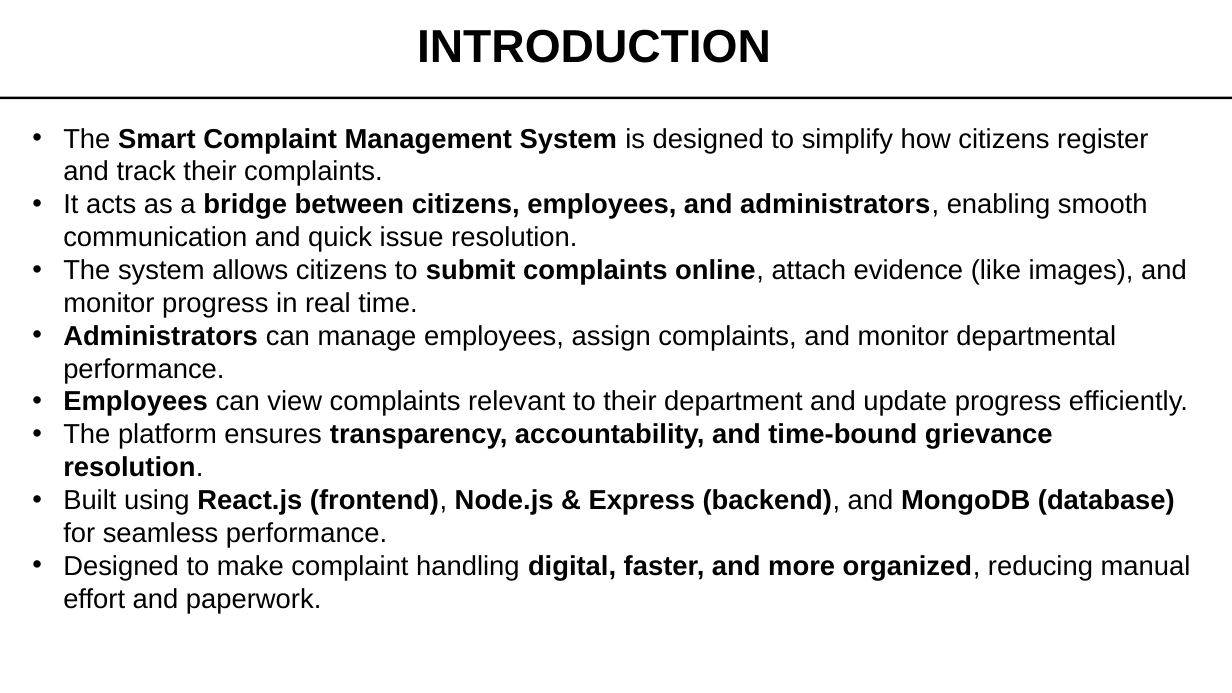
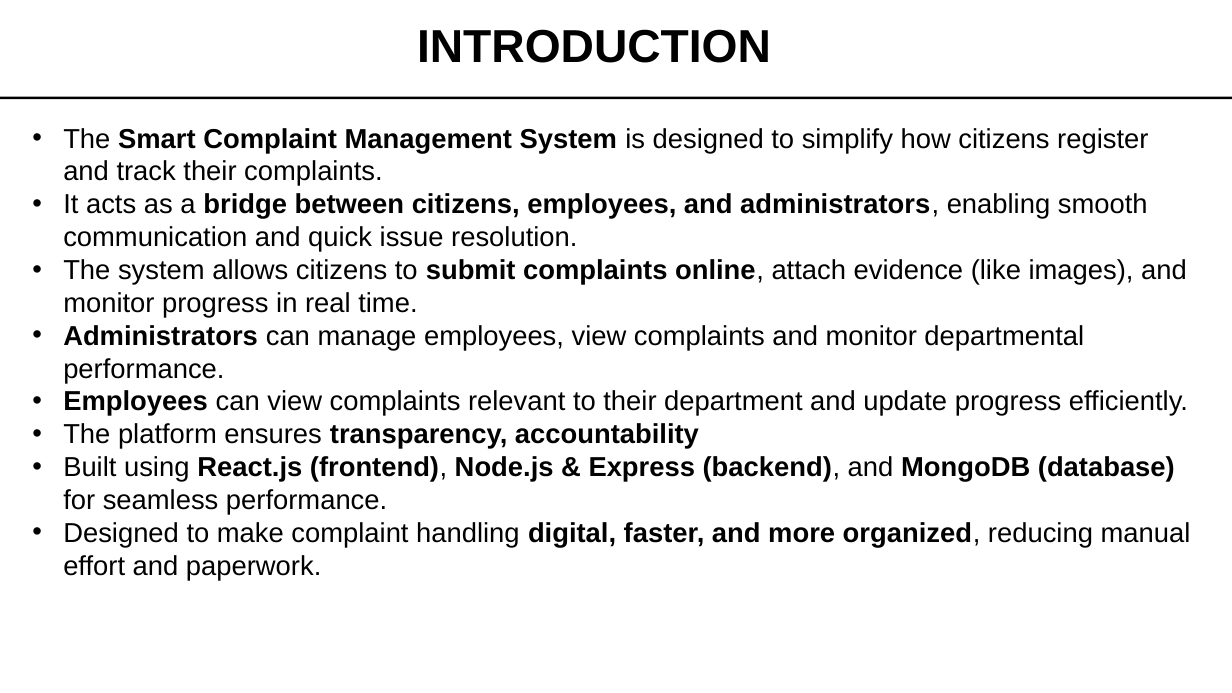
Before and after one commit to Devadharshini152/Smart-Complaint-Mangement-System, a slide deck: slide 4 of A21_ppt[1].pptx. Drawn at 1232x693 pixels with LibreOffice and Linux fonts; fonts in the diff are those of the drawing. Boxes give left, top, right and bottom in pixels: in the first picture for what was removed or moved away, otherwise in the second. Text is boxed around its words. In the diff, an @@ line names an element or a change of style, - is before the commit and + after.

```diff
--- a/A21_ppt[1].pptx
+++ b/A21_ppt[1].pptx
@@ text at bbox=[63, 325, 1084, 383]: text changed @@
-• Administrators can manage employees, assign complaints, and monitor departmental performance.
+• Administrators can manage employees, view complaints and monitor departmental performance.
@@ text at bbox=[63, 423, 699, 449]: text changed @@
-• The platform ensures transparency, accountability, and time-bound grievance resolution.
+• The platform ensures transparency, accountability
```
Also in this commit, not shown: 5 other slides changed.
